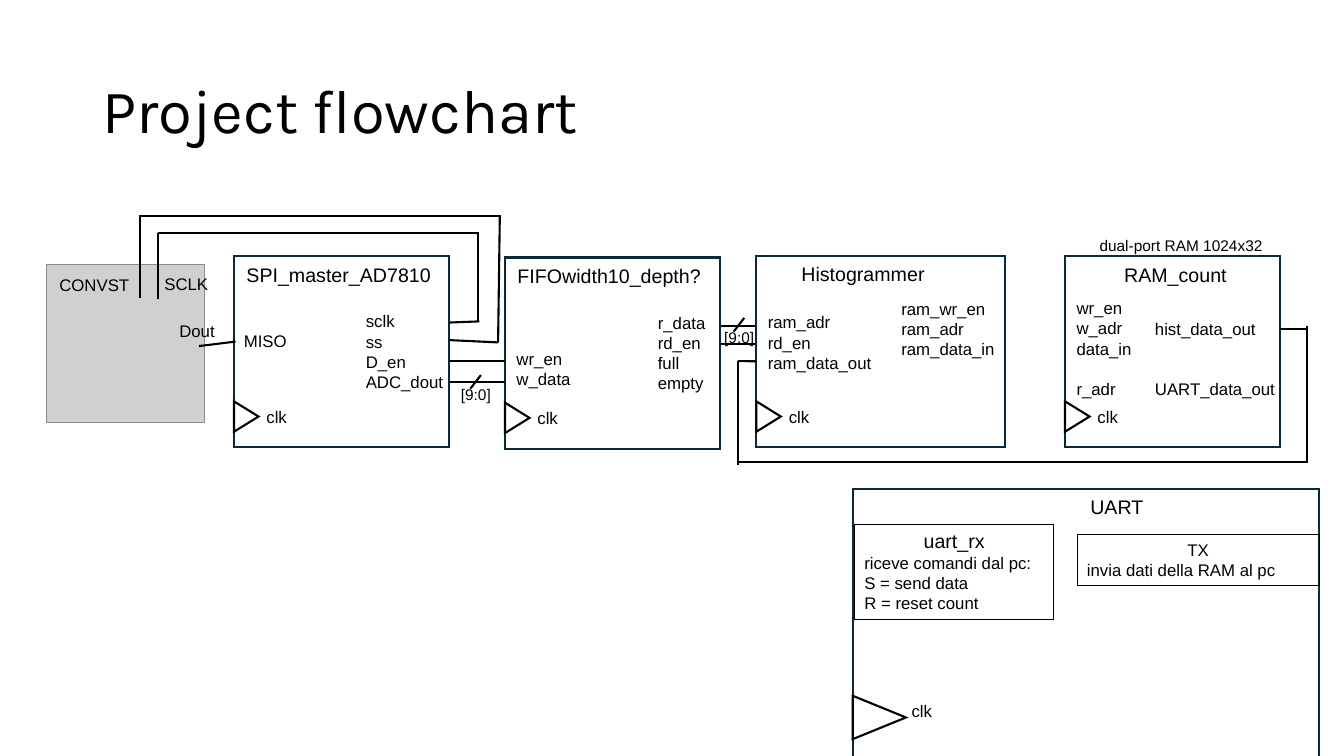
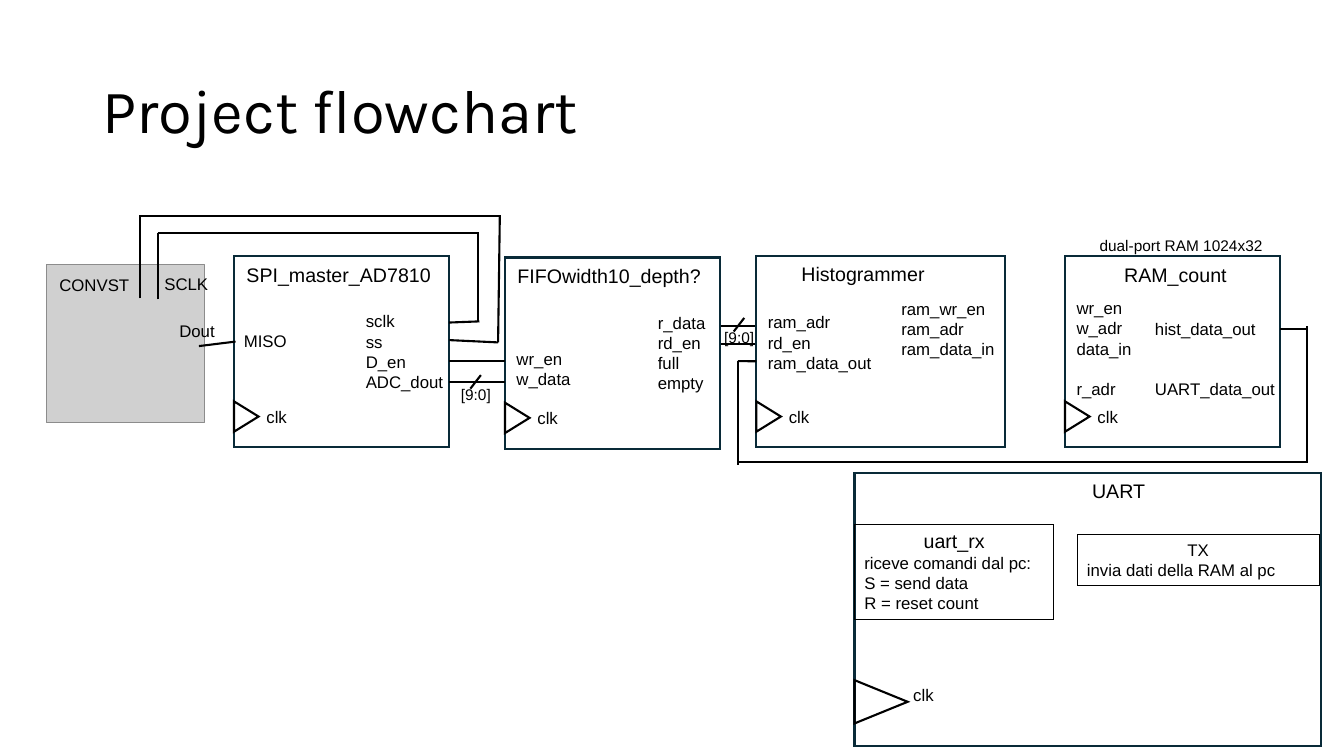
Before and after one commit to micstonks/ADC_Code_Density_on_FPGA, a slide deck: slide 2 of poject.pptx. Drawn at 1344x756 pixels with LibreOffice and Linux fonts; fonts in the diff are those of the drawing; grey boxes stand for pictures. Boxes give left, top, right and bottom in pixels: in the first picture for what was removed or moved away, otherwise in the second. Text is boxed around its words. In the diff, an @@ line names an element or a change of style, - is before the commit and + after.

```diff
--- a/poject.pptx
+++ b/poject.pptx
@@ 2 texts, 1 triangle, 1 rectangle: place and size @@
-2 texts, 1 triangle, 1 rectangle at box(853, 489, 1320, 756)
+2 texts, 1 triangle, 1 rectangle at box(855, 473, 1322, 746)
```
Also in this commit, not shown: 2 slides added, 1 slide removed.
